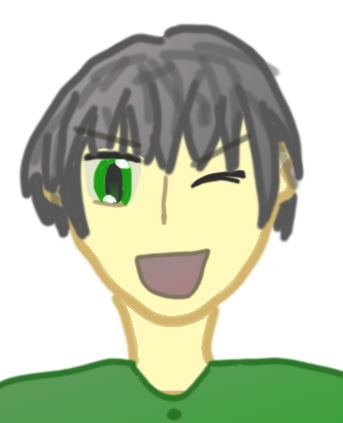
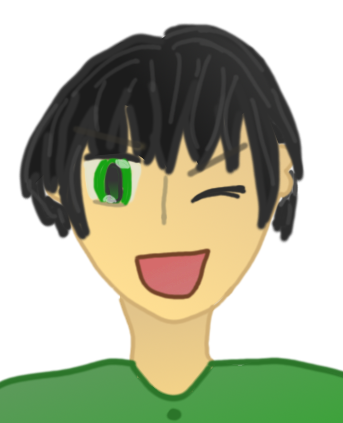
Two versions of the same layered image (343px x 423px). Layer-by-layer changes:
"highlight": opacity 100% → 58% over [101, 158, 131, 205]
painted on "eyebrow" over [185, 131, 253, 178]
added layer "hair highlights" (34%) above "Hair" over [22, 24, 299, 227]
painted on "Hair" over [18, 23, 305, 242]
removed layer "hair color" over [22, 27, 302, 217]
added layer "hair bg" above "pupil" over [24, 28, 301, 224]
painted on "eyes & mouth" over [133, 169, 248, 301]
painted on "inside mouth" over [137, 251, 208, 297]
removed layer "Skin outline" over [34, 85, 302, 396]
removed layer "skin cover" over [74, 146, 295, 368]
added layer "skin outline2" above "skin bg2" over [37, 142, 298, 372]
added layer "skin bg2" above "skin bg" over [39, 74, 295, 322]
added layer "skin bg" above "hair back" over [120, 294, 215, 396]
painted on "hair back" over [28, 116, 300, 245]
